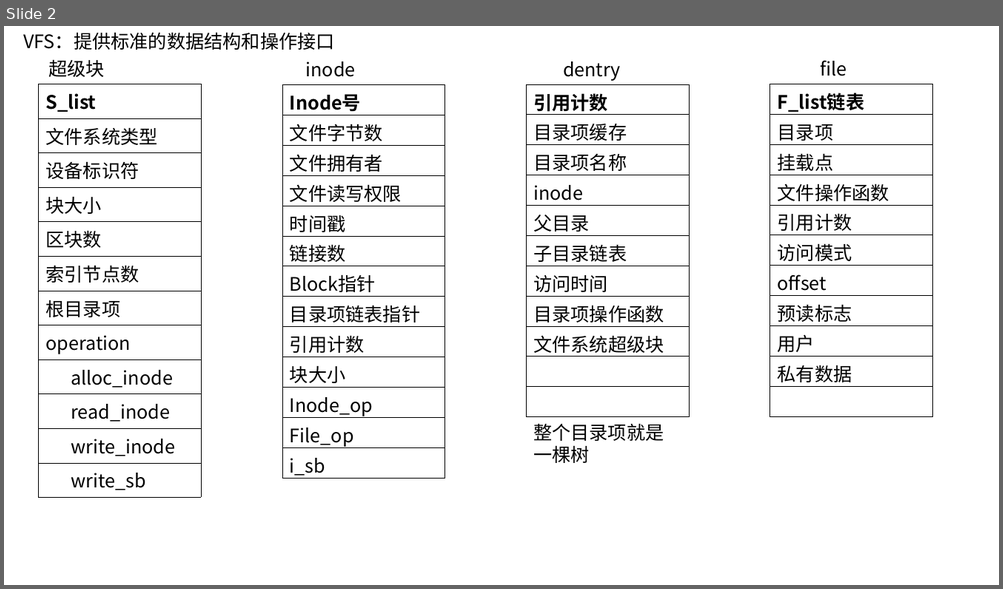
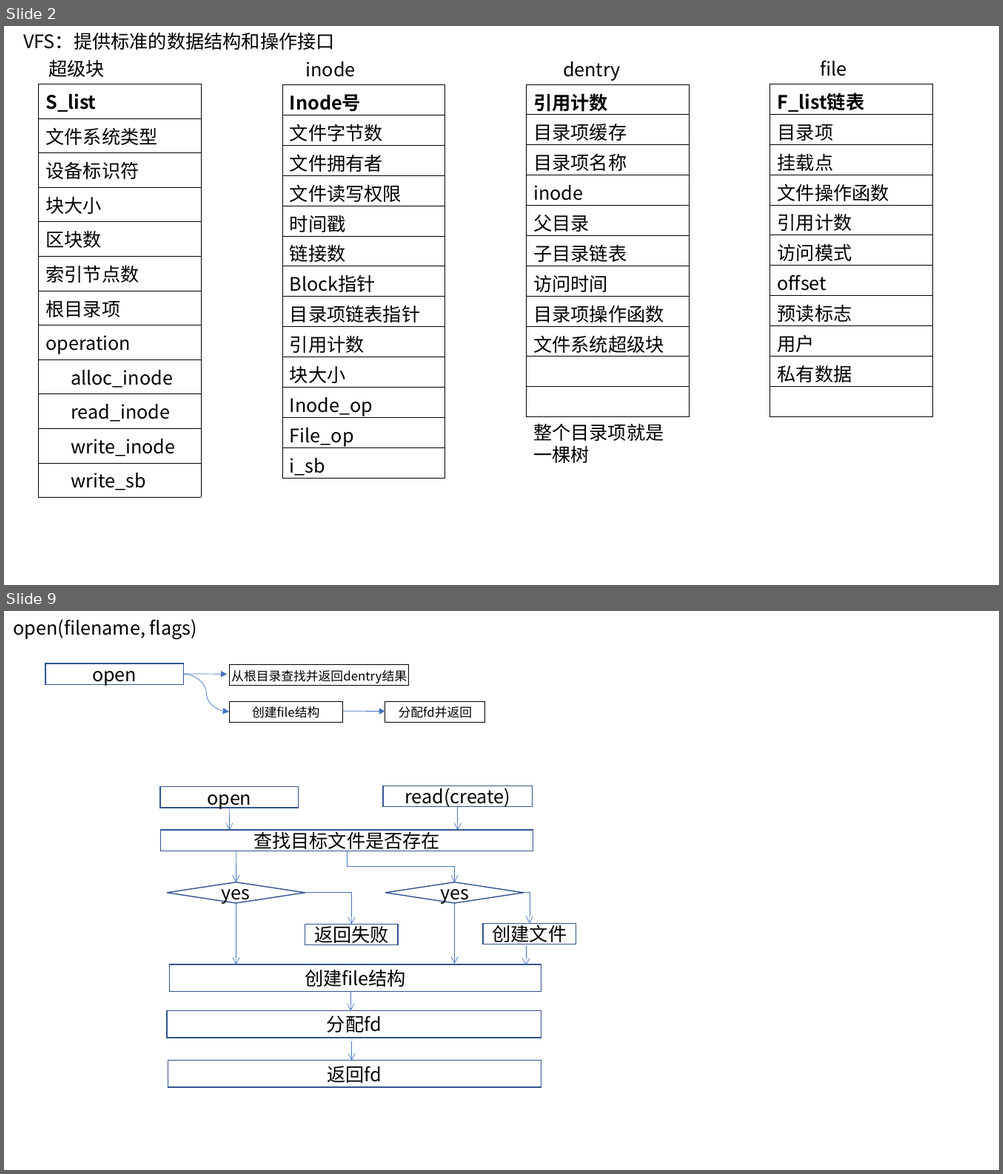
Before and after one commit to wei-coder/walnut, a slide deck: doc/fs.pptx. Shown one above the other, each under a label of ours: slide 2 before the commit, slides 2 and 9 after it; the slides between them are not shown. The pictures are 1003x589 and 1003x1174 pixels, drawn with LibreOffice and Linux fonts; fonts in the diff are those of the drawing. Boxes give left, top, right and bottom in pixels: in the first picture for what was removed or moved away, otherwise in the second. Text is boxed around its words. In the diff, an @@ line names an element or a change of style, - is before the commit and + after.

```diff
--- a/doc/fs.pptx
+++ b/doc/fs.pptx
@@ slide 9 added at [4, 611, 999, 1170], background #FFFFFF @@
@@ text added at [13, 619, 197, 639], 18 pt, text #000000 @@
+open(filename, flags)
@@ rectangle added at [45, 664, 183, 684], outline #325491 1 pt, 18 pt, text #000000 @@
+open
@@ curved arrow added from (184, 674) to (227, 675), #4472C4 0.5 pt @@
@@ curved arrow added from (184, 675) to (229, 712), #4472C4 0.5 pt @@
@@ rectangle added at [229, 665, 408, 686], fill #FFFFFF, outline #000000 0.75 pt, 12 pt, text #000000 @@
+从根目录查找并返回dentry结果
@@ rectangle added at [229, 701, 343, 722], fill #FFFFFF, outline #000000 0.75 pt, 12 pt, text #000000 @@
+创建file结构
@@ curved arrow added from (343, 711) to (385, 711), #4472C4 0.5 pt @@
@@ rectangle added at [385, 701, 485, 722], fill #FFFFFF, outline #000000 0.75 pt, 12 pt, text #000000 @@
+分配fd并返回
@@ rectangle added at [160, 787, 298, 808], outline #325491 1 pt, 18 pt, text #000000 @@
+open
@@ rectangle added at [383, 786, 532, 807], outline #325491 1 pt, 18 pt, text #000000 @@
+read(create)
@@ arrow added from (229, 808) to (229, 830), #4472C4 0.5 pt @@
@@ arrow added from (458, 807) to (458, 830), #4472C4 0.5 pt @@
@@ rectangle added at [161, 830, 534, 851], outline #325491 1 pt, 18 pt, text #000000 @@
+查找目标文件是否存在
@@ arrow added from (236, 851) to (236, 883), #4472C4 0.5 pt @@
@@ elbow arrow added from (347, 851) to (455, 883), #4472C4 0.5 pt @@
@@ diamond added at [167, 883, 304, 903], outline #325491 1 pt, 18 pt, text #000000 @@
+yes
@@ elbow arrow added from (304, 893) to (352, 924), #4472C4 0.5 pt @@
@@ diamond added at [385, 883, 523, 903], outline #325491 1 pt, 18 pt, text #000000 @@
+yes
@@ elbow arrow added from (523, 893) to (529, 923), #4472C4 0.5 pt @@
@@ arrow added from (236, 903) to (236, 965), #4472C4 0.5 pt @@
@@ arrow added from (455, 903) to (455, 964), #4472C4 0.5 pt @@
@@ rectangle added at [304, 924, 397, 945], outline #325491 1 pt, 18 pt, text #000000 @@
+返回失败
@@ rectangle added at [483, 923, 575, 945], outline #325491 1 pt, 18 pt, text #000000 @@
+创建文件
@@ rectangle added at [170, 965, 541, 991], outline #325491 1 pt, 18 pt, text #000000 @@
+创建file结构
@@ arrow added from (526, 947) to (526, 966), #4472C4 0.5 pt @@
@@ arrow added from (351, 991) to (351, 1011), #4472C4 0.5 pt @@
@@ rectangle added at [167, 1011, 540, 1038], outline #325491 1 pt, 18 pt, text #000000 @@
+分配fd
@@ arrow added from (352, 1042) to (352, 1061), #4472C4 0.5 pt @@
@@ rectangle added at [168, 1061, 541, 1088], outline #325491 1 pt, 18 pt, text #000000 @@
+返回fd
```
Also in this commit, not shown: 4 slides changed, 5 other slides added, 14 other files.
